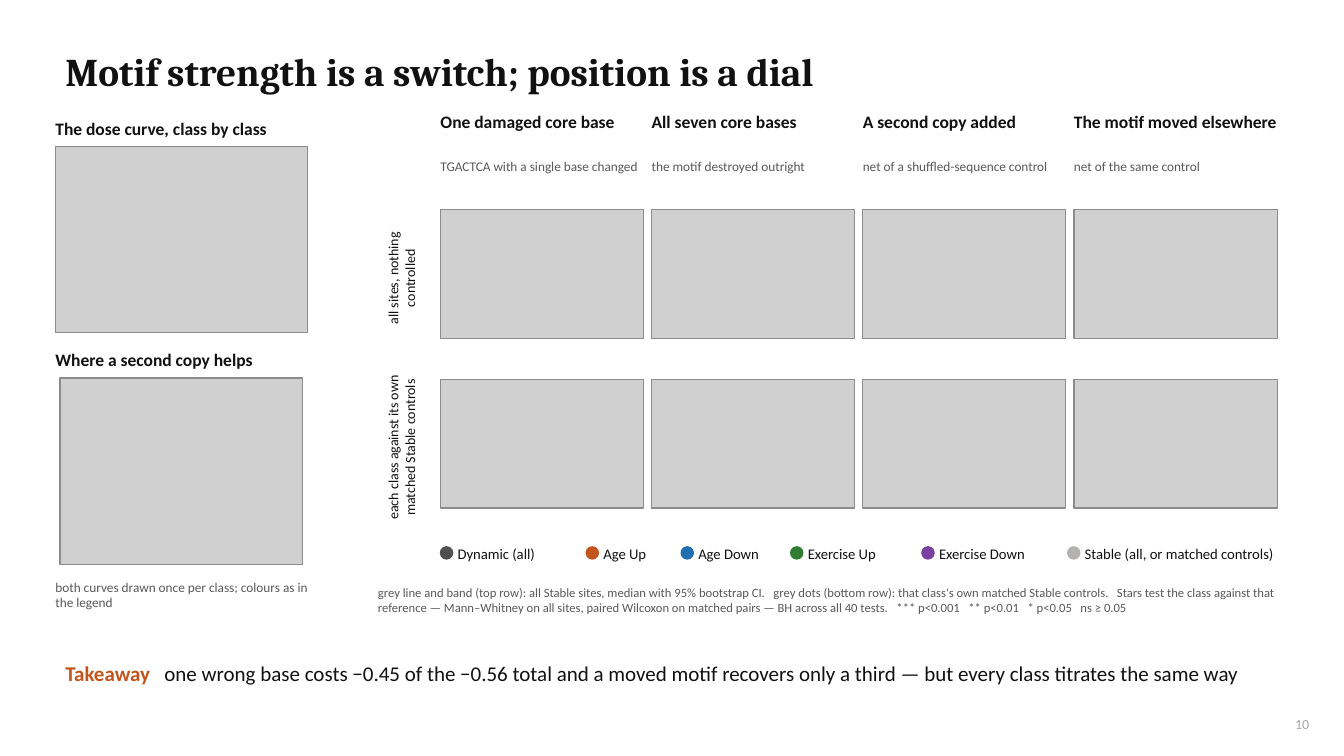
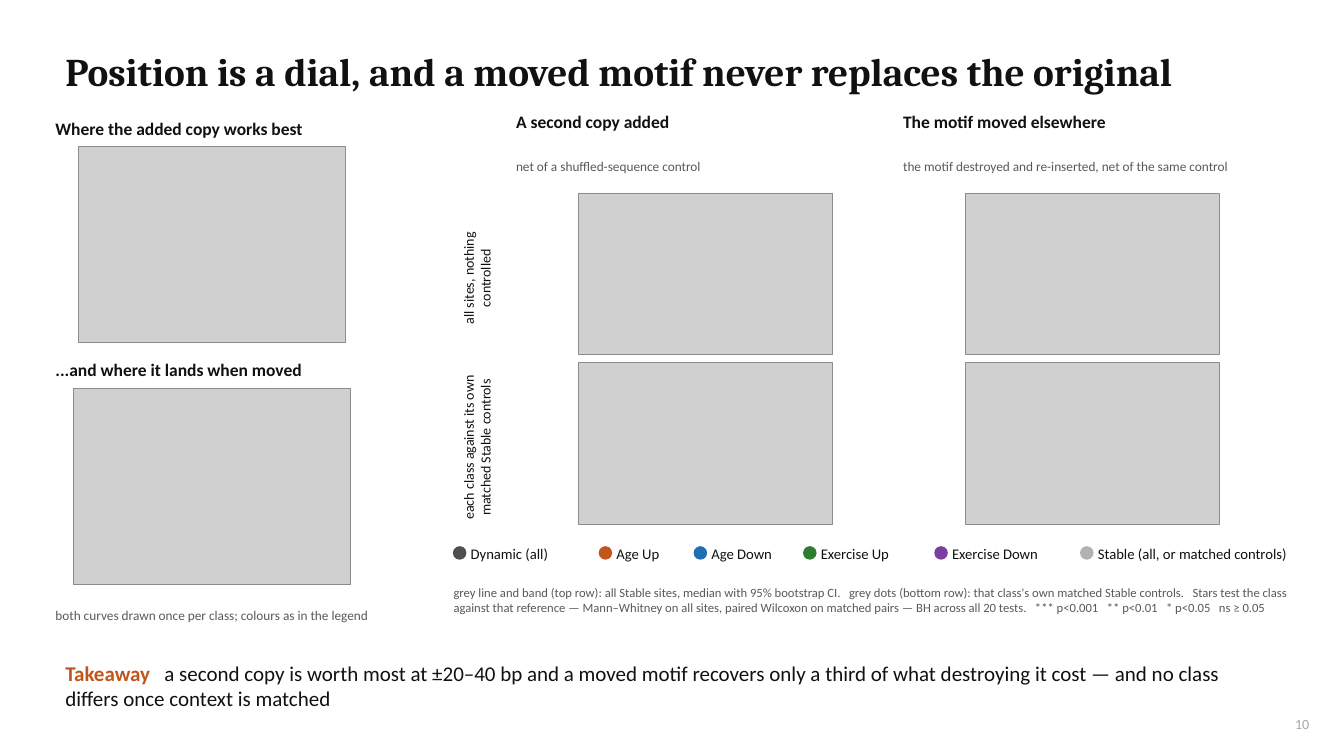
Before and after one commit to cytokine4242/Alpha_Genome_Ap1, a slide deck: slide 10 of Analysis/AP1_AlphaGenome_results.pptx. Drawn at 1344x756 pixels with LibreOffice and Linux fonts; fonts in the diff are those of the drawing; grey boxes stand for pictures. Boxes give left, top, right and bottom in pixels: in the first picture for what was removed or moved away, otherwise in the second. Text is boxed around its words. In the diff, an @@ line names an element or a change of style, - is before the commit and + after.

```diff
--- a/Analysis/AP1_AlphaGenome_results.pptx
+++ b/Analysis/AP1_AlphaGenome_results.pptx
@@ title at (65, 58, 1172, 95): text changed @@
-Motif strength is a switch; position is a dial
+Position is a dial, and a moved motif never replaces the original
@@ text removed at (440, 115, 615, 131) @@
-One damaged core base
@@ text "A second copy added": place and size @@
-text "A second copy added" at (863, 115, 1016, 131)
+text "A second copy added" at (516, 115, 670, 131)
@@ text removed at (652, 115, 797, 128) @@
-All seven core bases
@@ text "The motif moved elsewhere": place and size @@
-text "The motif moved elsewhere" at (1074, 115, 1277, 128)
+text "The motif moved elsewhere" at (903, 115, 1106, 128)
@@ text at (55, 122, 302, 138): text changed @@
-The dose curve, class by class
+Where the added copy works best
@@ picture: place and size @@
-picture at (55, 147, 308, 333)
+picture at (79, 146, 346, 343)
@@ text removed at (440, 162, 638, 174) @@
-TGACTCA with a single base changed
@@ text "net of a shuffled-sequence control": place and size @@
-text "net of a shuffled-sequence control" at (863, 162, 1047, 173)
+text "net of a shuffled-sequence control" at (516, 162, 700, 173)
@@ text at (903, 162, 1227, 173): text changed @@
-the motif destroyed outright
+the motif destroyed and re-inserted, net of the same control
@@ text removed at (1074, 162, 1200, 171) @@
-net of the same control
@@ text "all sites, nothing controlled": place and size @@
-text "all sites, nothing controlled" at (385, 236, 419, 324)
+text "all sites, nothing controlled" at (461, 236, 494, 324)
@@ picture: place and size @@
-picture at (651, 210, 855, 339)
+picture at (579, 194, 833, 355)
@@ picture added at (966, 194, 1220, 355) @@
@@ picture removed at (441, 210, 644, 339) @@
@@ picture removed at (863, 210, 1067, 339) @@
@@ picture removed at (1074, 210, 1277, 339) @@
@@ text at (55, 363, 302, 376): text changed @@
-Where a second copy helps
+...and where it lands when moved
@@ picture: place and size @@
-picture at (60, 378, 303, 565)
+picture at (73, 388, 350, 585)
@@ text "each class against its own ...": place and size @@
-text "each class against its own ..." at (385, 377, 419, 519)
+text "each class against its own ..." at (461, 377, 494, 519)
@@ picture removed at (441, 379, 644, 508) @@
@@ picture: place and size @@
-picture at (651, 379, 855, 508)
+picture at (579, 363, 833, 524)
@@ picture removed at (863, 379, 1067, 508) @@
@@ picture added at (966, 363, 1220, 524) @@
@@ picture removed at (1074, 379, 1277, 508) @@
@@ 6 texts, 6 ellipses: place and size @@
-6 texts, 6 ellipses at (441, 546, 1273, 562)
+6 texts, 6 ellipses at (454, 546, 1286, 562)
@@ text "both curves drawn once per ..." rewrapped from (55, 583, 308, 610) to (55, 611, 368, 622) @@
@@ text at (454, 588, 1287, 614): text changed @@
-grey line and band (top row): all Stable sites, median with 95% bootstrap CI. grey dots (bottom row): that class's own matched Stable controls. Stars test the class against that reference — Mann–Whitney on all sites, paired Wilcoxon on matched pairs — BH across all 40 tests. *** p<0.001 ** p<0.01 * p<0.05 ns ≥ 0.05
+grey line and band (top row): all Stable sites, median with 95% bootstrap CI. grey dots (bottom row): that class's own matched Stable controls. Stars test the class against that reference — Mann–Whitney on all sites, paired Wilcoxon on matched pairs — BH across all 20 tests. *** p<0.001 ** p<0.01 * p<0.05 ns ≥ 0.05
@@ text at (65, 666, 1219, 706): text changed @@
-Takeaway one wrong base costs −0.45 of the −0.56 total and a moved motif recovers only a third — but every class titrates the same way
+Takeaway a second copy is worth most at ±20–40 bp and a moved motif recovers only a third of what destroying it cost — and no class differs once context is matched
```
Also in this commit, not shown: 3 other slides changed, 16 other files.
